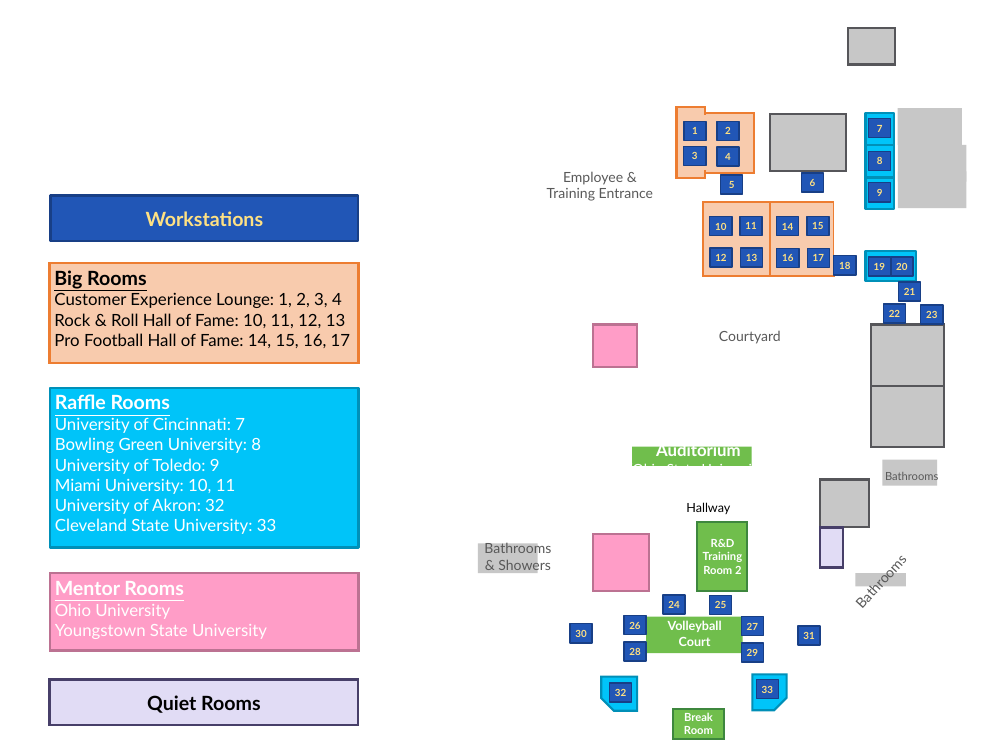
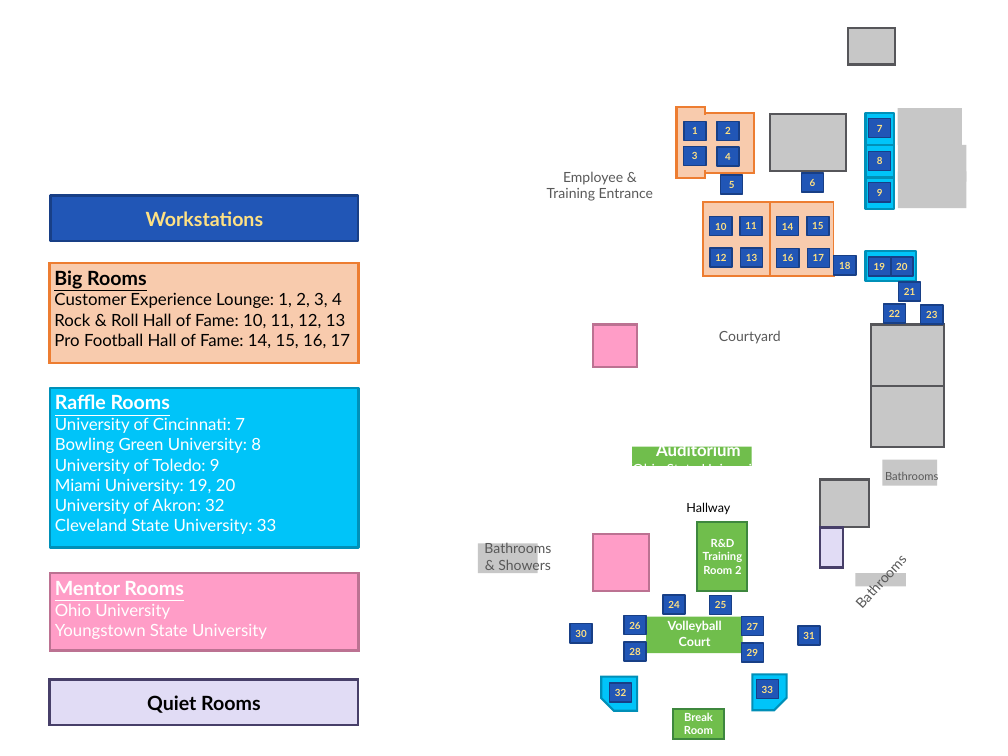
Before and after one commit to hylandtechoutreach/hackathon, a slide deck: slide 2 of MainEvents/Map.pptx. Drawn at 1008x756 pixels with LibreOffice and Linux fonts; fonts in the diff are those of the drawing; background and template pictures are left out. Boxes give left, top, right and bottom in pixels: in the first picture for what was removed or moved away, otherwise in the second. Text is boxed around its words. In the diff, an @@ line names an element or a change of style, - is before the commit and + after.

```diff
--- a/MainEvents/Map.pptx
+++ b/MainEvents/Map.pptx
@@ text in rectangle at [55, 478, 235, 494]: text changed @@
-Miami University: 10, 11
+Miami University: 19, 20
```
Also in this commit, not shown: 1 other file.
